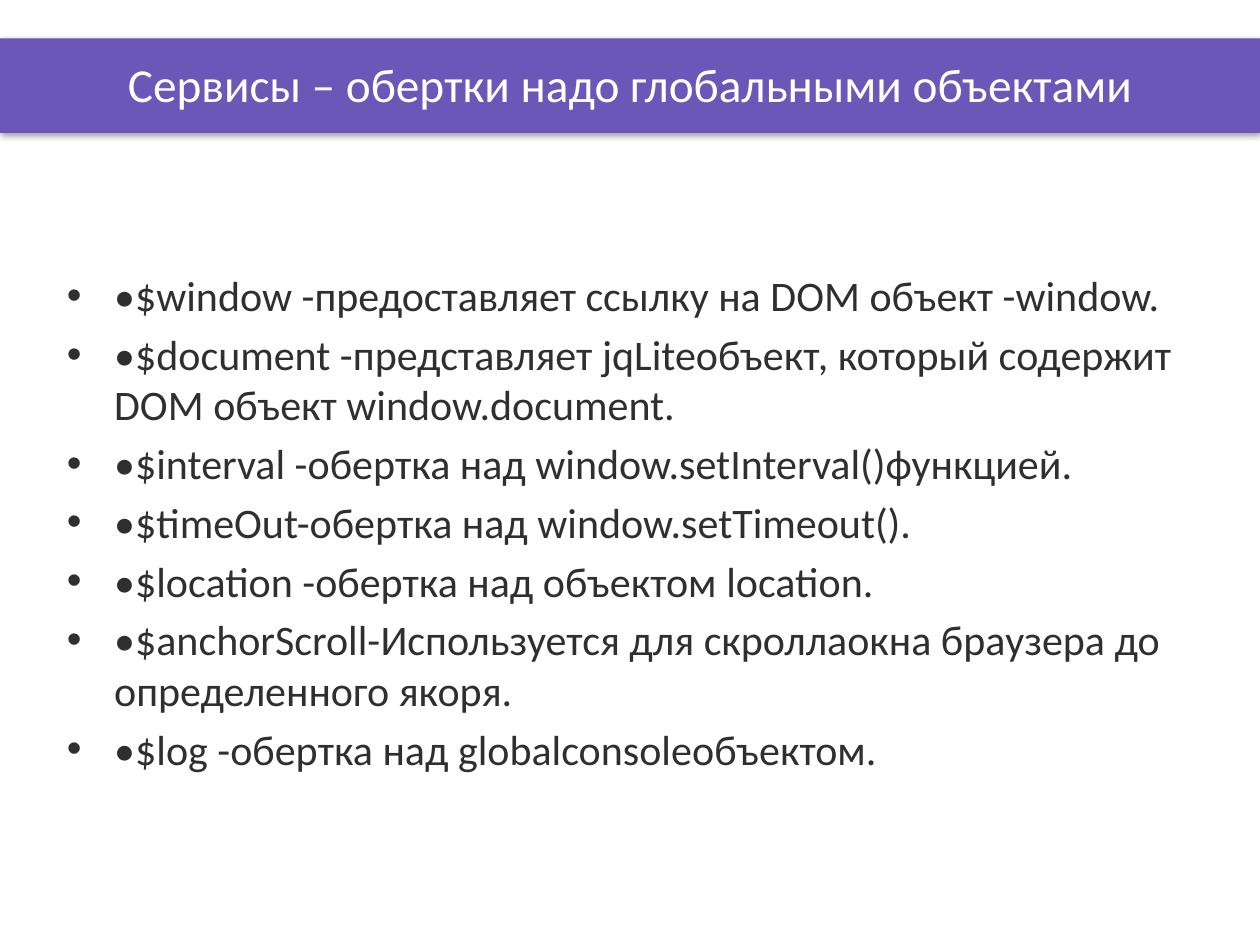
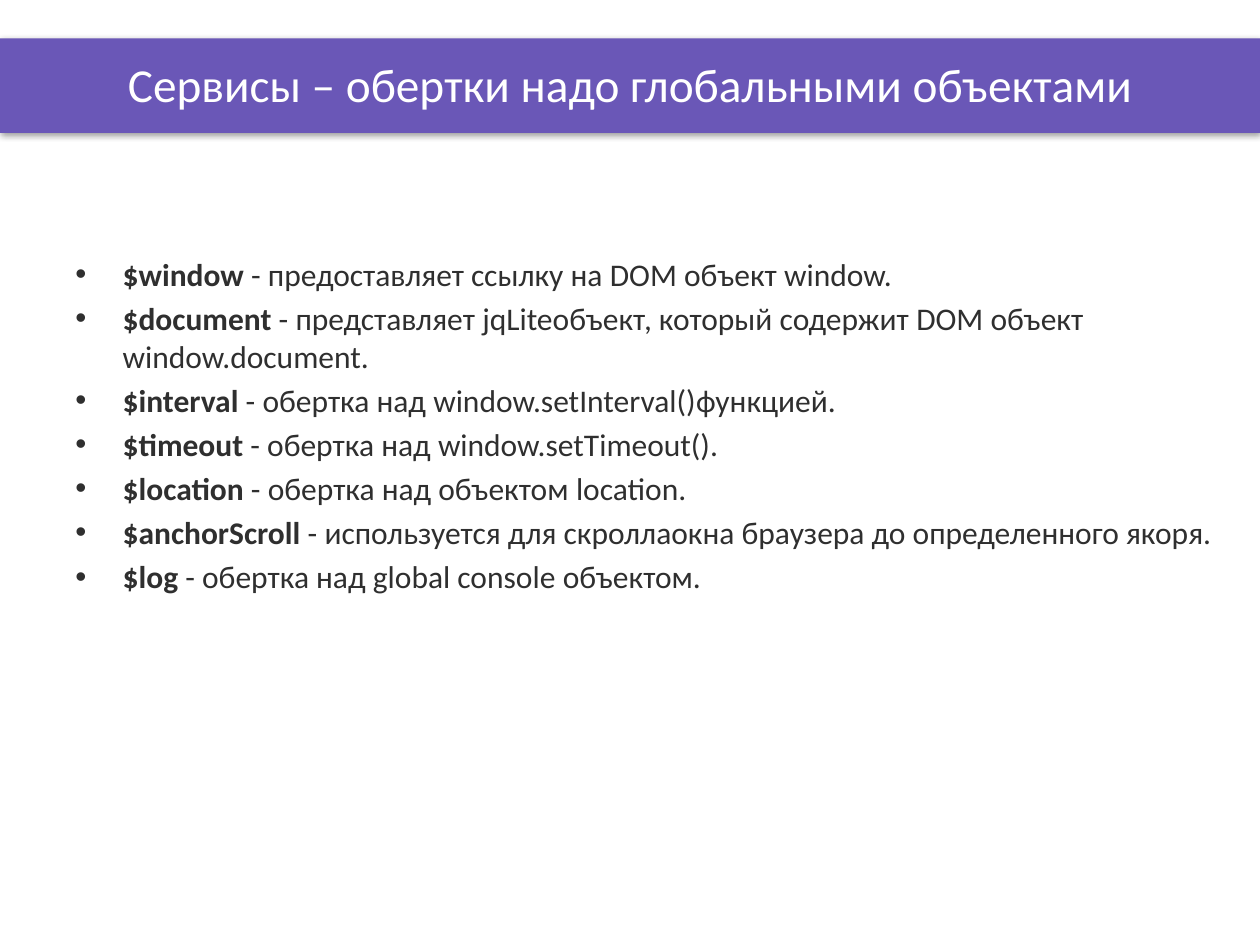
Before and after one commit to DinamickaDevelopment/ignite, a slide deck: slide 2 of AngularJS/lesson_15/Presentation/services_2.pptx. Drawn at 1260x945 pixels with LibreOffice and Linux fonts; fonts in the diff are those of the drawing; background and template pictures are left out. Boxes give left, top, right and bottom in pixels: in the first picture for what was removed or moved away, otherwise in the second. Text is boxed around its words. In the diff, an @@ line names an element or a change of style, - is before the commit and + after.

```diff
--- a/AngularJS/lesson_15/Presentation/services_2.pptx
+++ b/AngularJS/lesson_15/Presentation/services_2.pptx
@@ text at (x1=123, y1=264, x2=1211, y2=594): text changed; size 24 to 18 pt @@
-• •$window -предоставляет ссылку на DOM объект -window.
-• •$document -представляет jqLiteобъект, который содержит DOM объект window.document.
-• •$interval -обертка над window.setInterval()функцией.
-• •$timeOut-обертка над window.setTimeout().
-• •$location -обертка над объектом location.
-• •$anchorScroll-Используется для скроллаокна браузера до определенного якоря.
-• •$log -обертка над globalconsoleобъектом.
+• $window - предоставляет ссылку на DOM объект window.
+• $document - представляет jqLiteобъект, который содержит DOM объект window.document.
+• $interval - обертка над window.setInterval()функцией.
+• $timeout - обертка над window.setTimeout().
+• $location - обертка над объектом location.
+• $anchorScroll - используется для скроллаокна браузера до определенного якоря.
+• $log - обертка над global console объектом.
```
Also in this commit, not shown: 4 other slides changed, 17 other files.
